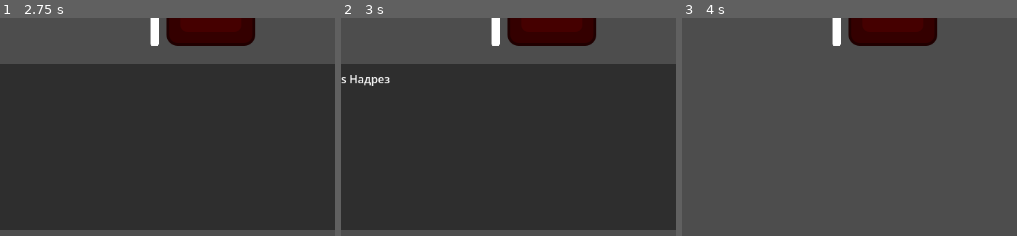
Above: before the commit, frames 1-3 (left to right).
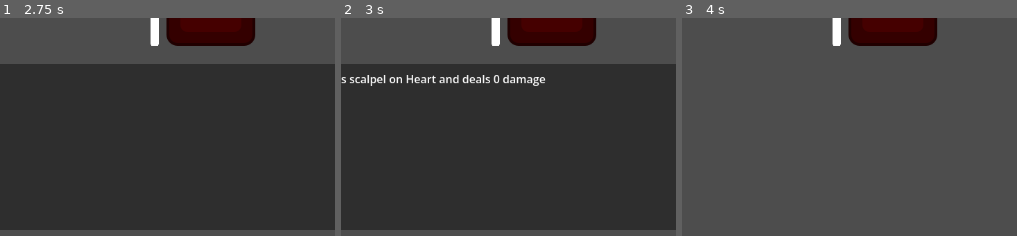
Above: after the commit, the same moments.

Repository: DronIgo/Siberian-Game-Jam-2026
Game: Godot game, scene res://Scenes/FightBase.tscn
Same seed, same stepped clock (60 frames per second), same inputs: the game is played once before the commit and once after it. This scene is started directly instead of the project's main scene. The engine's default icon, where the game draws it, is replaced by a stand-in: a white triangle on a blue panel in a dark square.
Inputs (mouse positions are % of the whole screen's width and height, from its top left):
- Up to frame 1 (2.75 s): click (55, 64) at 0.5 s; click (55, 64) at 1.25 s; click (55, 64) at 2 s
- Up to frame 2 (3 s): tap Enter at 2.75 s; move the mouse to (56, 12) at 2.77 s; click (56, 12) at 2.85 s
- Up to frame 3 (4 s): tap Space at 3.5 s; move the mouse to (86, 24) at 3.52 s; click (86, 24) at 3.6 s
The pictures show only the part of the screen within x 36-86%, y 50-100%; the shares and areas given below are measured in that part.

Frame 1 is identical in both runs. In frame 2, 1.3% of the frame differs, in the area x 2-61%, y 26-32%; in frame 3, nothing differs.

Commit message:
action result with formatted string

Diff:
--- a/Scripts/Logic/Fight/Actions/ActionBase.gd
+++ b/Scripts/Logic/Fight/Actions/ActionBase.gd
@@ -48,6 +48,5 @@
 func check_avialable(actor : ActorBase) -> bool:
 	return actor.mana >= manacost
 
-#TODO: return action result
-func take_action(target : ActorBase) -> void:
-	pass
+func take_action(initiator: ActorBase, target : ActorBase) -> ActionResult:
+	return null
--- /dev/null
+++ b/Scripts/Logic/Fight/Actions/ActionResult.gd
@@ -0,0 +1,13 @@
+class_name ActionResult
+
+extends Object
+
+var _format_template: String
+var _format_params: Dictionary
+
+func _init(format_template: String, format_params: Dictionary):
+	_format_template = format_template
+	_format_params = format_params
+
+func get_formatted_description():
+	return _format_template.format(_format_params)
--- a/Scripts/Logic/Fight/Actions/Scalpel.gd
+++ b/Scripts/Logic/Fight/Actions/Scalpel.gd
@@ -10,5 +10,10 @@
 func parse_stats() -> void:
 	damage = _try_parse("damage")
 
-func take_action(target : ActorBase) -> void:
+func take_action(initiator: ActorBase, target : ActorBase) -> ActionResult:
 	target.take_damage(stats["damage"])
+	return ActionResult.new(\
+		"{initiator} uses scalpel on {target} and deals {damage} damage", { \
+			"initiator": initiator.lore_name,\
+			"target": target.lore_name, \
+			"damage": damage })
--- a/Scripts/Logic/Fight/FightManager.gd
+++ b/Scripts/Logic/Fight/FightManager.gd
@@ -60,6 +60,7 @@
 	action_list.display(actor)
 	var selected_action : ActionBase
 	var selected_target : ActorBase = null
+	var action_result: ActionResult = null
 	while true:
 		# can reselect actions as we please
 		var selection = await _on_any_selection_signal
@@ -71,12 +72,12 @@
 			# reset the target if we choose different action
 			selected_target = null
 		_highlight_valid_targets(selected_action)
-		if _check_action_valid_target(selected_action, selected_target):
-			selected_action.take_action(selected_target)
+		if _check_action_valid_target(actor, selected_action, selected_target):
+			action_result = selected_action.take_action(actor, selected_target)
 			_fight_history.add_action(actor, selected_action)
 			break
 	action_list.clear()
-	await action_display_text.display_action(actor, selected_action)
+	await action_display_text.display_action(action_result)
 
 func take_turn_organ(enemy : OrganBase) -> void:
 
@@ -91,11 +92,12 @@
 	#TODO
 	pass
 
-func _check_action_valid_target(selected_action : ActionBase, selected_actor : ActorBase) -> bool:
+func _check_action_valid_target(\
+		initiator: ActorBase, selected_action : ActionBase, selected_actor : ActorBase) -> bool:
 	if !selected_action:
 		return false
 	if !selected_action.needs_target:
-		selected_action.take_action(null)
+		selected_action.take_action(initiator, null)
 		return true
 	#TODO: some logic to check if target is valid
 	if selected_action and selected_actor:
--- a/Scripts/UI/Fight/ActionDisplayText.gd
+++ b/Scripts/UI/Fight/ActionDisplayText.gd
@@ -3,10 +3,7 @@
 
 @export var label : Label
 @export var wait_after_display : float = 1.0
-#TODO: хотим выводить результаты атаки и другую настраиваемую информацию.
-# Вероятно надо template перенести в JSON по отдельным приемам
-const format_string: String = "{actor} uses {action}"
-# Called when the node enters the scene tree for the first time.
+
 func _ready() -> void:
 	clear()
 
@@ -14,10 +11,8 @@
 	label.text = ""
 	visible = false
 
-func display_action(actor: ActorBase, action: ActionBase) -> void:
-	var dict = {"actor" : actor.lore_name, "action" : action.lore_name}
-	var text = format_string.format(dict)
-	await display(text)
+func display_action(result: ActionResult) -> void:
+	await display(result.get_formatted_description())
 
 func display(text : String, time: float = wait_after_display) -> void:
 	#TODO: LOW PRIORITY постепенный вывод
Not shown: 1 places in Common/test_main.tscn that only renumber resources
Not shown, added: Scripts/Logic/Fight/Actions/ActionResult.gd.uid
